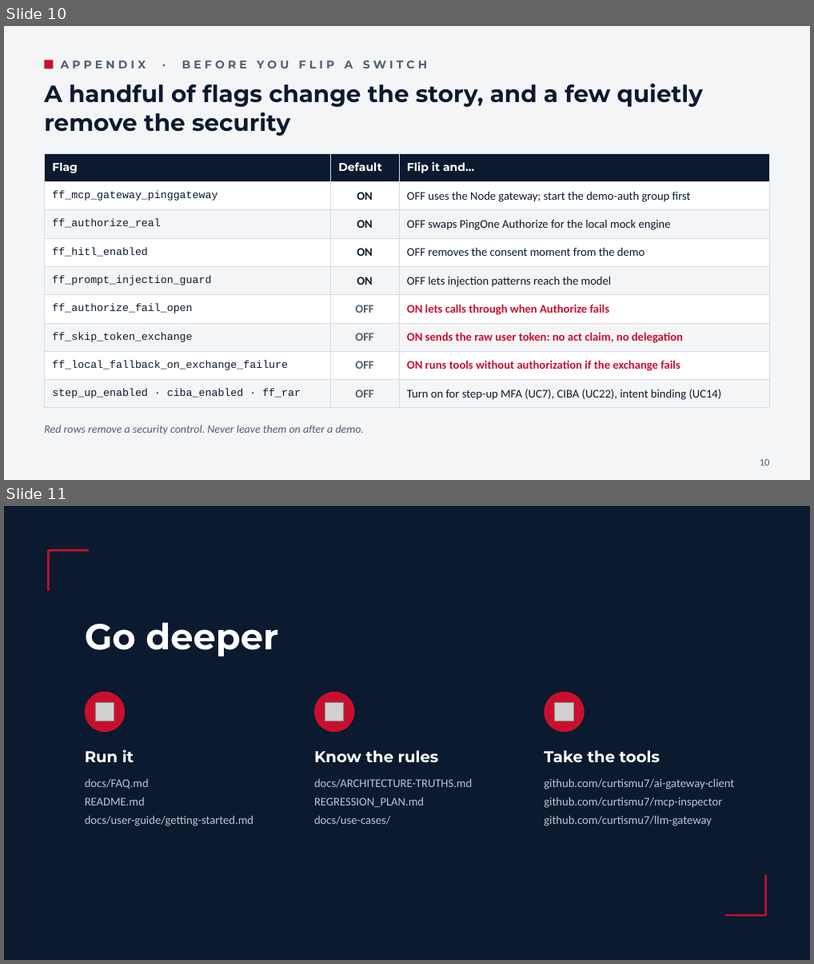
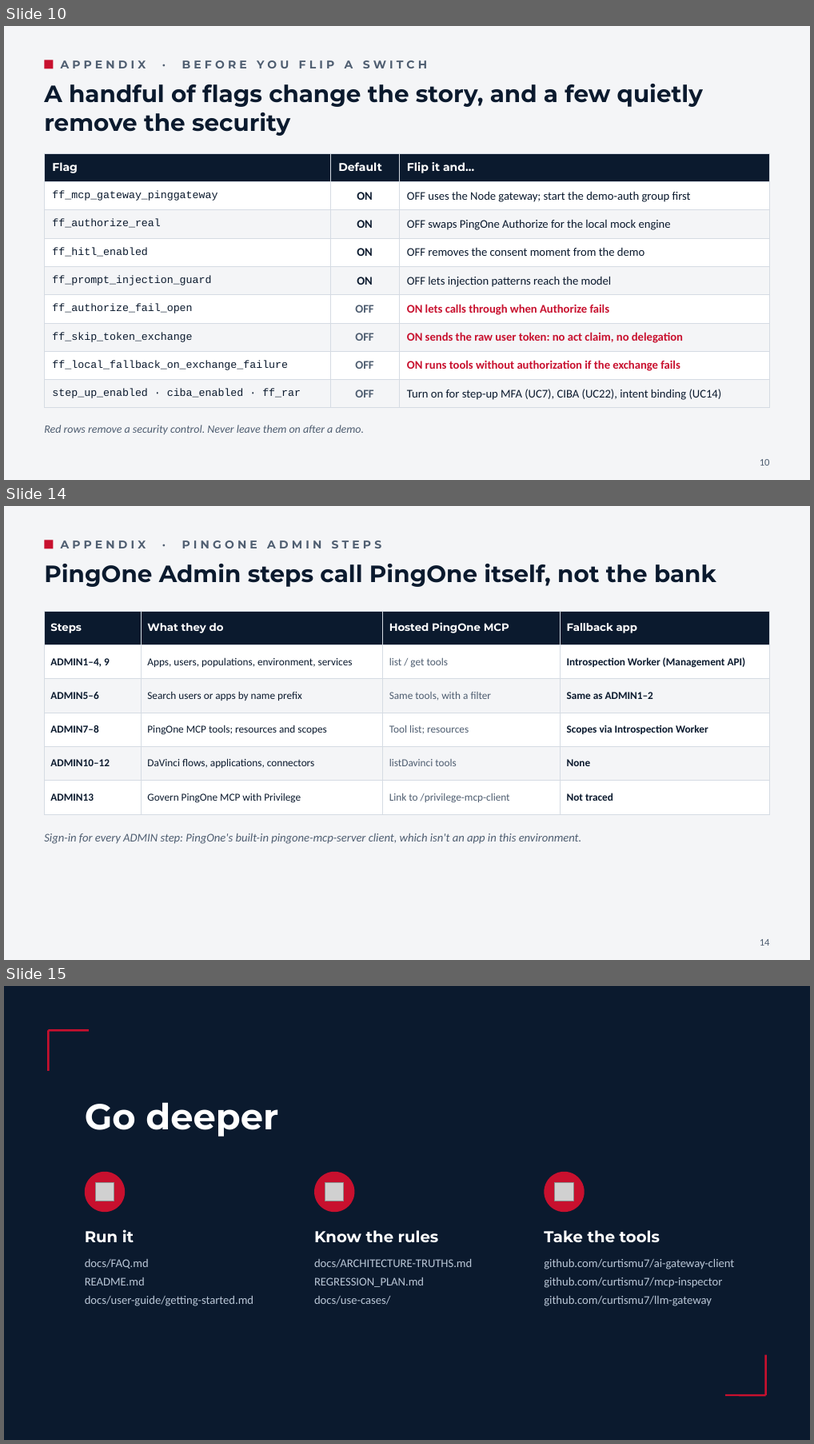
Before and after one commit to curtismu7/AI-DEMO2, a slide deck: docs/resources/AI-Demo-Overview.pptx. Shown one above the other, each under a label of ours: slides 10 and 11 before the commit, slides 10, 14 and 15 after it; the slides between them are not shown. The pictures are 814x964 and 814x1444 pixels, drawn with LibreOffice and Linux fonts; fonts in the diff are those of the drawing; grey boxes stand for pictures. Boxes give left, top, right and bottom in pixels: in the first picture for what was removed or moved away, otherwise in the second. Text is boxed around its words. In the diff, an @@ line names an element or a change of style, - is before the commit and + after.

```diff
--- a/docs/resources/AI-Demo-Overview.pptx
+++ b/docs/resources/AI-Demo-Overview.pptx
@@ slide 14 added at (4, 506, 810, 960), background #F4F5F7 @@
@@ rectangle added at (44, 540, 53, 548), fill #C8102E @@
@@ text added at (61, 540, 382, 548), 10 pt, text #4F5E71, bold @@
+APPENDIX · PINGONE ADMIN STEPS
@@ text added at (44, 564, 717, 587), 21 pt, text #0B1A2E, bold @@
+PingOne Admin steps call PingOne itself, not the bank
@@ table added at (44, 611, 770, 806), 6 rows, 4 columns @@
+Steps | What they do | Hosted PingOne MCP | Fallback app
+ADMIN1–4, 9 | Apps, users, populations, environment, services | list / get tools | Introspection Worker (Management API)
+ADMIN5–6 | Search users or apps by name prefix | Same tools, with a filter | Same as ADMIN1–2
+ADMIN7–8 | PingOne MCP tools; resources and scopes | Tool list; resources | Scopes via Introspection Worker
+ADMIN10–12 | DaVinci flows, applications, connectors | listDavinci tools | None
+ADMIN13 | Govern PingOne MCP with Privilege | Link to /privilege-mcp-client | Not traced
@@ text added at (44, 833, 582, 844), 10.5 pt, text #4F5E71, italic @@
+Sign-in for every ADMIN step: PingOne's built-in pingone-mcp-server client, which isn't an app in this environment.
@@ text added at (760, 939, 770, 945), 9 pt, text #4F5E71 @@
+14
@@ what was slide 11 is now slide 15 @@
```
Also in this commit, not shown: 2 slides changed, 3 other slides added.
